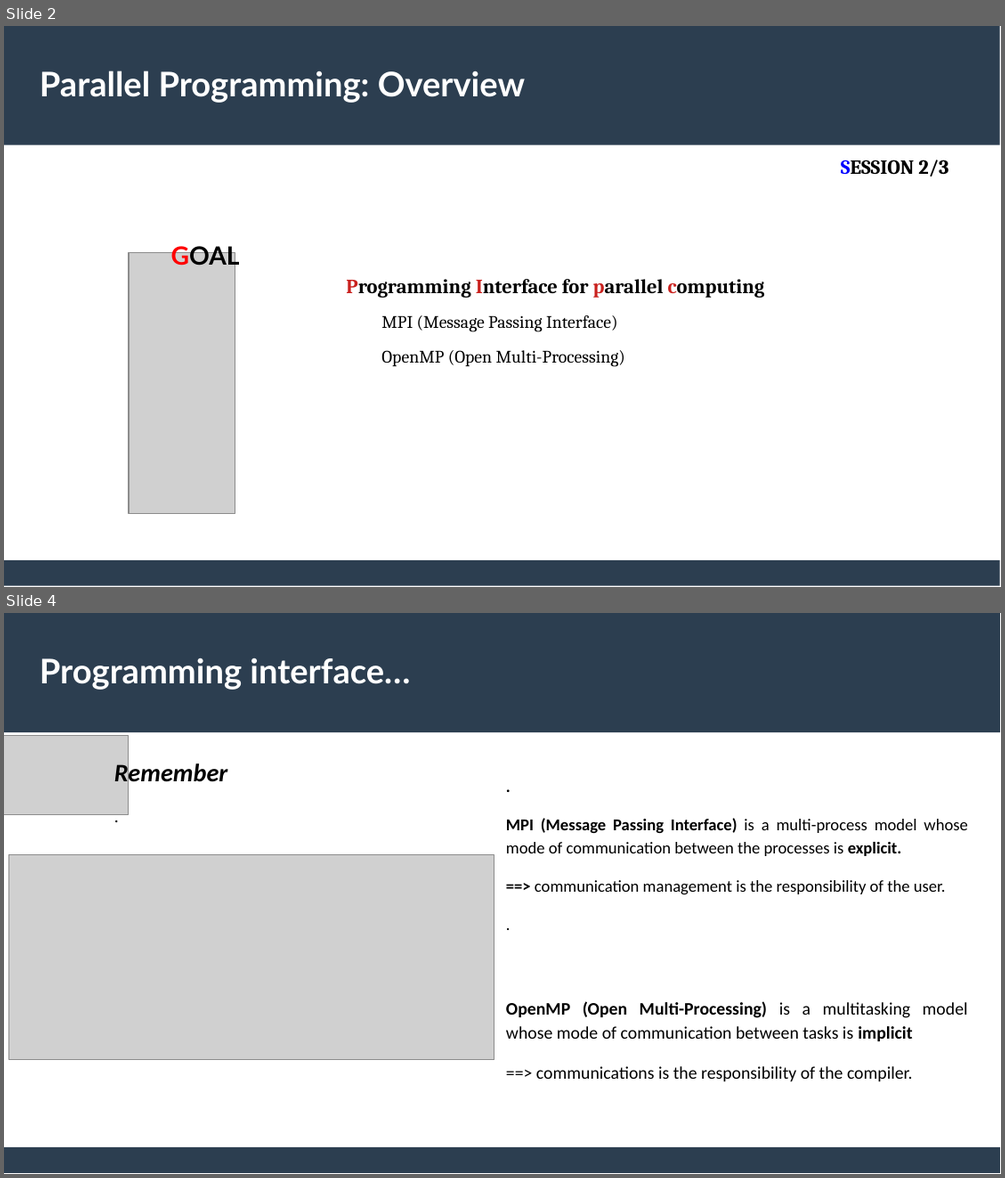
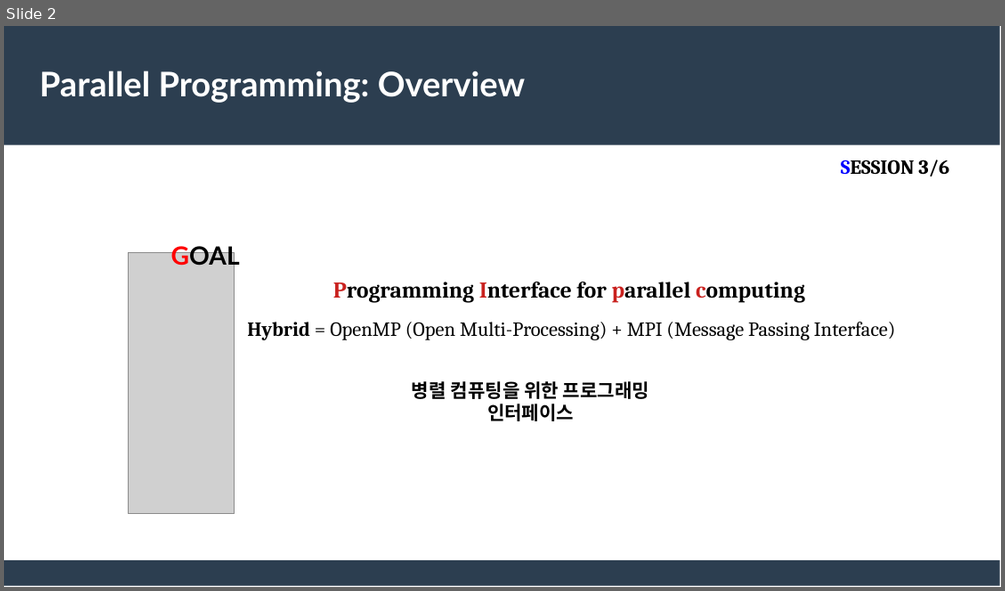
Before and after one commit to feelpp/parallel-programming, a slide deck: docs/modules/ROOT/assets/attachments/Session3_ParallelProgramming_HybridOpenMP_MPI.pptx. Shown one above the other, each under a label of ours: slides 2 and 4 before the commit, slide 2 after it; the slides between them are not shown. The pictures are 1005x1178 and 1005x591 pixels, drawn with LibreOffice and Linux fonts; fonts in the diff are those of the drawing; grey boxes stand for pictures. Boxes give left, top, right and bottom in pixels: in the first picture for what was removed or moved away, otherwise in the second. Text is boxed around its words. In the diff, an @@ line names an element or a change of style, - is before the commit and + after.

```diff
--- a/docs/modules/ROOT/assets/attachments/Session3_ParallelProgramming_HybridOpenMP_MPI.pptx
+++ b/docs/modules/ROOT/assets/attachments/Session3_ParallelProgramming_HybridOpenMP_MPI.pptx
@@ slide 4 removed at box(4, 613, 1001, 1174), background #FFFFFF; not listed: 1 template element that a slide beside it also shows @@
@@ title removed at box(40, 657, 410, 690) @@
-Programming interface…
@@ picture removed at box(4, 735, 128, 815) @@
@@ text removed at box(114, 760, 227, 787) @@
-Remember
-.
@@ text removed at box(506, 818, 967, 895) @@
-.
-MPI (Message Passing Interface) is a multi-process model whose mode of communication between the processes is explicit.
-==> communication management is the responsibility of the user.
-.
@@ picture removed at box(9, 855, 495, 1060) @@
@@ text removed at box(506, 1001, 968, 1082) @@
-OpenMP (Open Multi-Processing) is a multitasking model whose mode of communication between tasks is implicit
-==> communications is the responsibility of the compiler.
@@ rectangle removed at box(4, 1148, 1000, 1174) @@
@@ slide 2 changed as well @@
@@ text at box(841, 160, 949, 176): text changed @@
-SESSION 2/3
+SESSION 3/6
@@ text "Programming Interface for parallel computing": place and size @@
-text "Programming Interface for parallel computing" at box(346, 279, 765, 367)
+text "Programming Interface for parallel computing" at box(247, 281, 896, 340)
@@ text at box(333, 281, 805, 303): size 16 to 18 pt in "Programming Interface for parallel computing"; alignment left to centre; indent changed @@
@@ text at box(247, 321, 896, 340): text changed; size 14 to 16 pt @@
-MPI (Message Passing Interface)
-OpenMP (Open Multi-Processing)
+Hybrid = OpenMP (Open Multi-Processing) + MPI (Message Passing Interface)
@@ text added at box(412, 381, 649, 421), 15 pt, text #000000, bold @@
+병렬 컴퓨팅을 위한 프로그래밍
+인터페이스
```
Also in this commit, not shown: 3 other slides changed, 11 slides added, 4 other slides removed, 1 other file.
